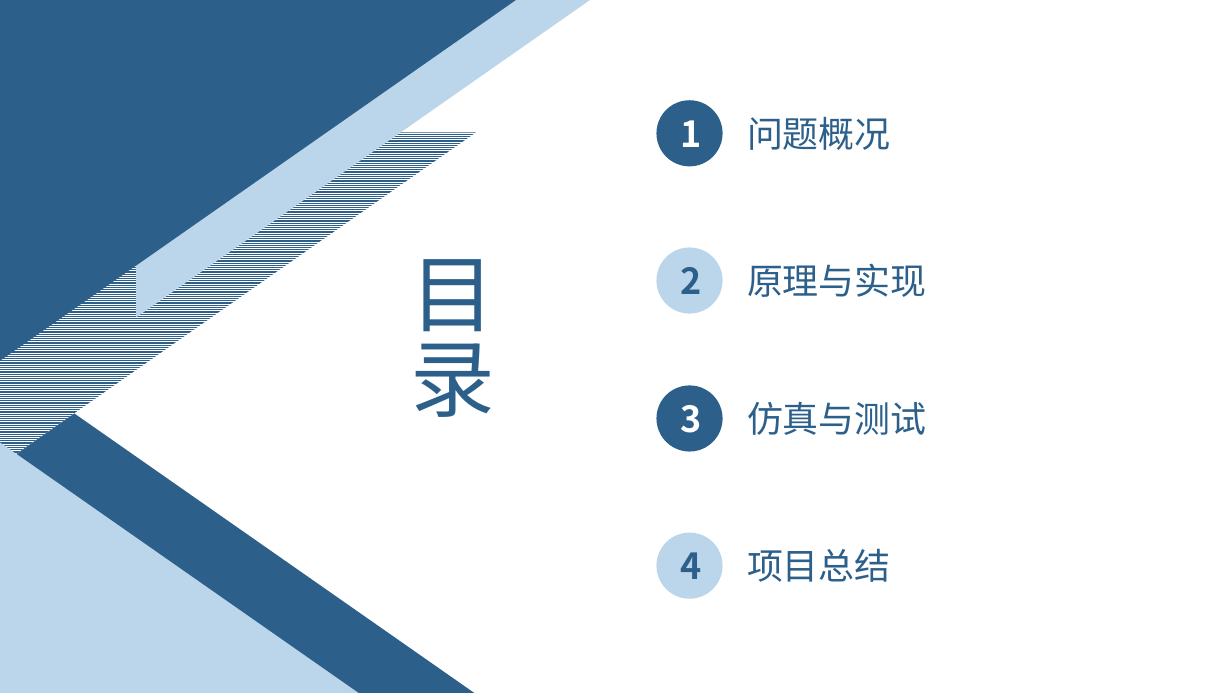
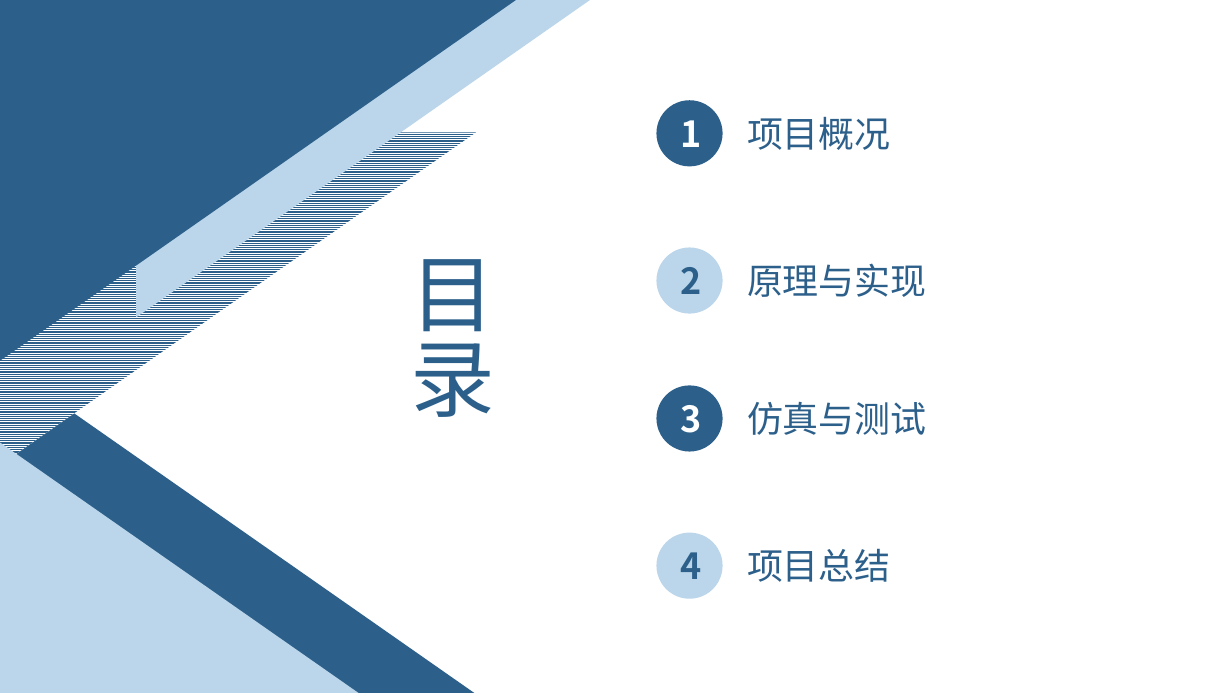
Before and after one commit to ZhangYHe/BIT-2023-ZYGC, a slide deck: slide 2 of doc/问题陈述.pptx. Drawn at 1232x693 pixels with LibreOffice and Linux fonts; fonts in the diff are those of the drawing. Boxes give left, top, right and bottom in pixels: in the first picture for what was removed or moved away, otherwise in the second. Text is boxed around its words. In the diff, an @@ line names an element or a change of style, - is before the commit and + after.

Commit message:
add img

```diff
--- a/doc/问题陈述.pptx
+++ b/doc/问题陈述.pptx
@@ text at (747, 117, 891, 150): text changed @@
-问题概况
+项目概况
```
Also in this commit, not shown: 10 slides added, 2 slides removed.
